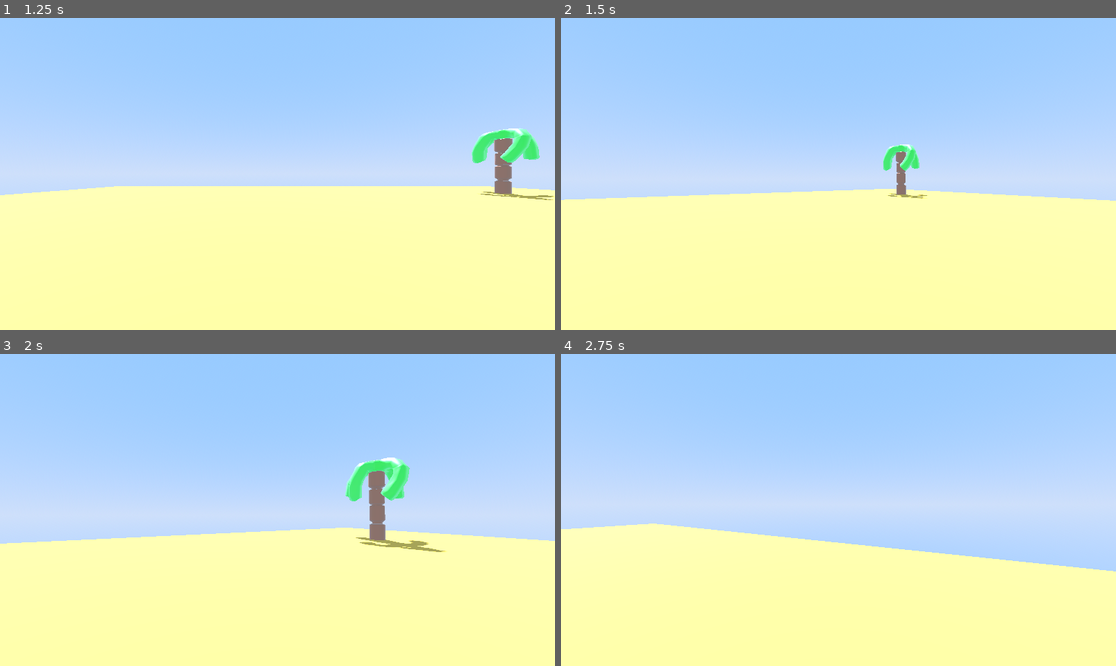
Above: before the commit, frames 1-4 (two rows, left to right).
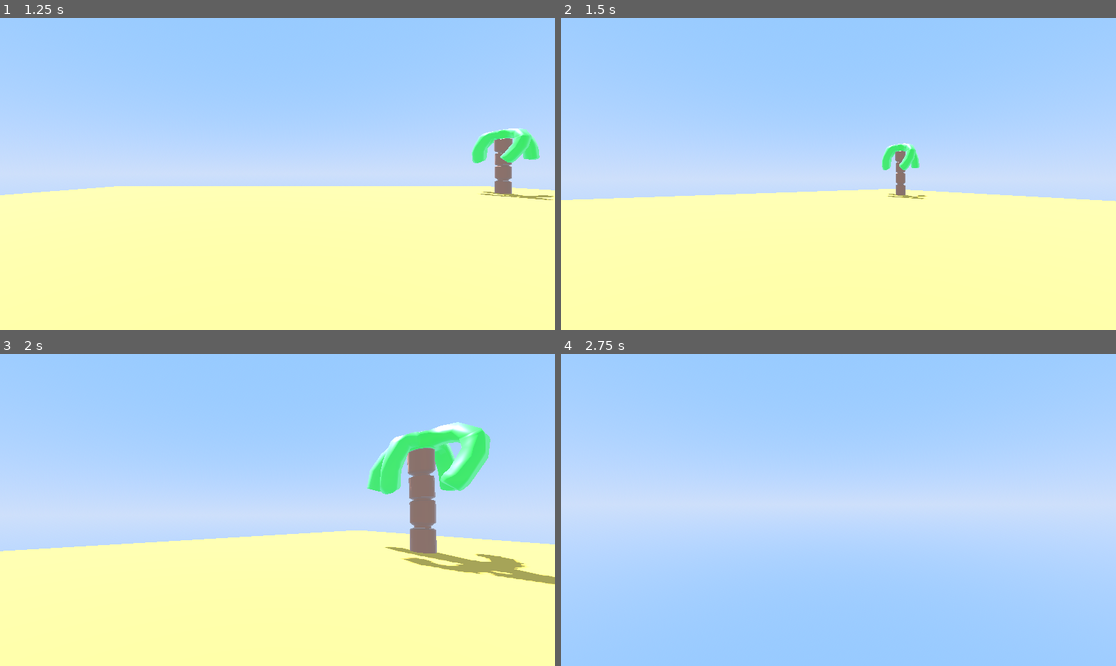
Above: after the commit, the same moments.

Repository: DabPlayZ1/Placeholder
Game: Godot game, scene res://mains.tscn
Same seed, same stepped clock (60 frames per second), same inputs: the game is played once before the commit and once after it.
Inputs (mouse positions are in pixels of both pictures, inside the frame that each line leads up to):
- Up to frame 1 (1.25 s): click "Play" at 0.5 s
- Up to frame 2 (1.5 s): tap Enter at 1.25 s; move the mouse to (866, 174) at 1.27 s; hold W (Forward) from 1.28 s (still down); tap Shift (Sprint) at 1.35 s
- Up to frame 3 (2 s): keep holding W (Forward); tap Space (Jump) at 1.52 s
- Up to frame 4 (2.75 s): keep holding W (Forward); move the mouse to (810, 510) at 2.02 s; tap Shift (Sprint) at 2.1 s; tap Space (Jump) at 2.27 s

Frame 1 is identical in both runs. In frame 2, 0.3% of the frame differs, in the area x 0-100%, y 40-59%; in frame 3, 7.9%; in frame 4, 39%, in the area x 0-100%, y 54-100%.

Commit message:
Working on Sprint

Diff:
--- a/character.gd
+++ b/character.gd
@@ -6,7 +6,7 @@
 @export var captured : bool = true
 var sensitivity : float = 0.5
 @export var can_move : bool = false
-
+var sprint_multiplier : float  = 1.5
 func _on_play_pressed() -> void:
 	can_move = true
 func _ready() -> void:
@@ -28,6 +28,9 @@
 
 func _physics_process(delta: float) -> void:
 	if can_move == true:
+		if Input.is_action_just_pressed("Sprint"):
+			speed = speed * sprint_multiplier
+			print(speed)
 		var directions : Vector2 = Input.get_vector("Left", "Right", "Forward", "Backwards")
 		var movement : Vector3 = Vector3(directions.x, 0, directions.y).normalized()
 		var local_movement : Vector3 = transform.basis * movement
